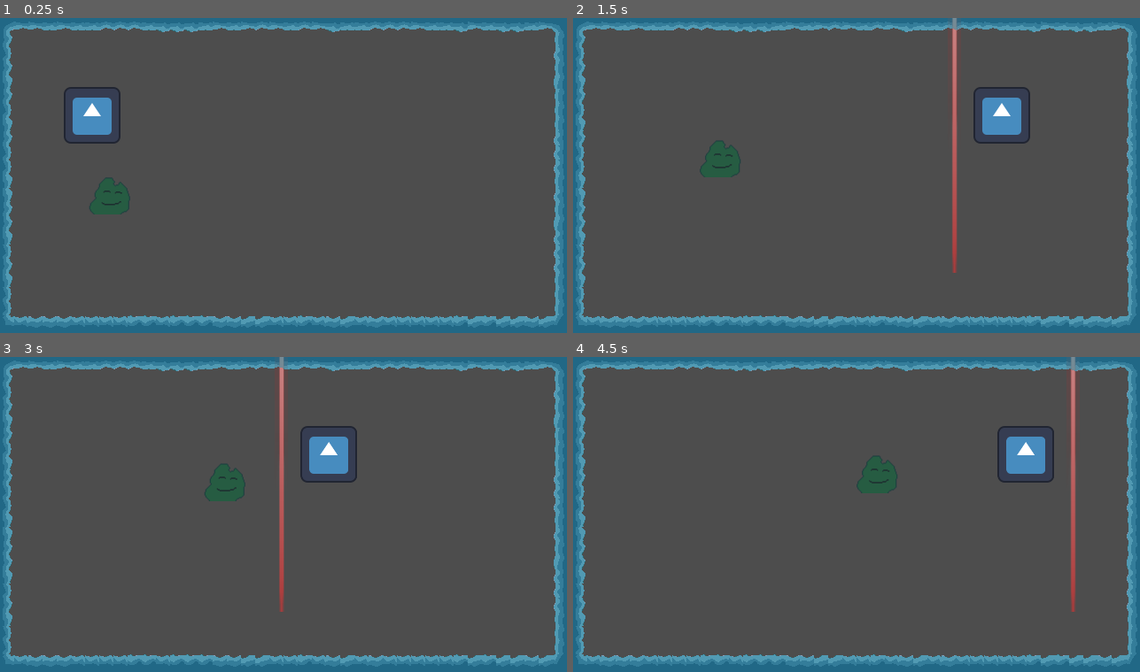
Above: before the commit, frames 1-4 (two rows, left to right).
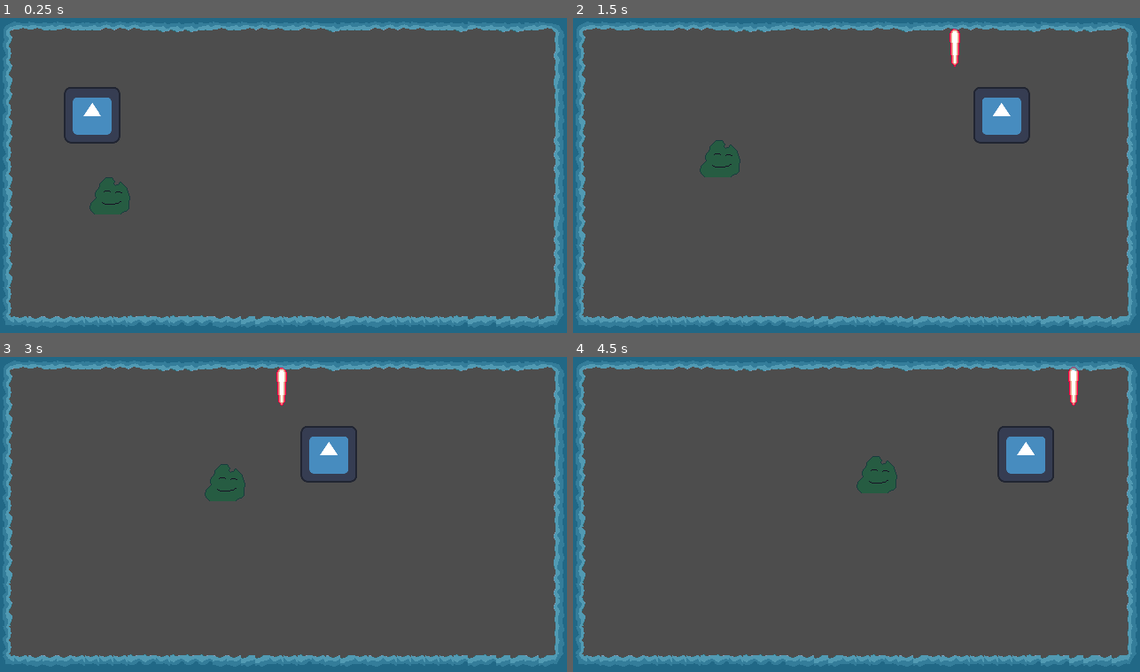
Above: after the commit, the same moments.

Repository: sthoni/winter_melonJam2023
Game: Godot game, scene res://level.tscn
Two runs of this game, one before a commit and one after it. Both use one fixed random seed, a clock stepped at 60 frames per second and the inputs below. The engine's default icon, where the game draws it, is replaced by a stand-in: a white triangle on a blue panel in a dark square.
Inputs (mouse positions are in pixels of both pictures, inside the frame that each line leads up to):
- Up to frame 1 (0.25 s): no input
- Up to frame 2 (1.5 s): tap Enter (ui_accept) at 0.5, 0.77 s; move the mouse to (981, 162) at 0.52 s; hold D (ui_right) from 0.53 s (still down); tap Space (ui_shoot) at 0.6, 1.35 s; move the mouse to (743, 194) at 1.27 s
- Up to frame 3 (3 s): tap Enter (ui_accept) at 1.52 s; move the mouse to (340, 445) at 2.02 s; release D (ui_right) at 2.03 s; hold A (ui_left) 2.03-2.78 s; tap Space (ui_shoot) at 2.1, 2.85 s; move the mouse to (255, 580) at 2.77 s; hold D (ui_right) from 2.78 s (still down)
- Up to frame 4 (4.5 s): tap Enter (ui_accept) at 3.02, 3.77 s; move the mouse to (1026, 564) at 3.52 s; tap Space (ui_shoot) at 3.6, 4.35 s; move the mouse to (686, 467) at 4.27 s; release D (ui_right) at 4.28 s; hold A (ui_left) from 4.28 s (still down)

The runs differ from the first frame. In frame 1, less than 0.1% of the frame differs, in the area x 11-23%, y 25-63%; in frame 2, 0.9%; in frame 3, 0.9%, in the area x 36-62%, y 0-81%; in frame 4, 0.8%.

Commit message:
fixed charm size

Diff:
--- a/CharacterBody2D.gd
+++ b/CharacterBody2D.gd
@@ -4,7 +4,6 @@
 @export var speed = 400 # speed in pixels/sec
 @export var rotation_speed = 1.5
 @onready var Bullet = preload("res://projectile.tscn")
-#@export var Bullet : PackedScene
 var target = Vector2.ZERO
 var rotation_direction = 0
 var enchanted = false
@@ -24,6 +23,7 @@
 	var b = Bullet.instantiate()
 	owner.add_child(b)
 	b.transform = $Wand.global_transform
+	b.scale = Vector2(-1,-1)
 
 func get_input():
 	#rotation_direction = Input.get_axis("left", "right")
--- a/character.tscn
+++ b/character.tscn
@@ -12,8 +12,7 @@
 script = ExtResource("1_4q0yo")
 
 [node name="Wand" type="Marker2D" parent="CharacterBody2D"]
-position = Vector2(0, -65)
-scale = Vector2(-1.64569, 15.6922)
+position = Vector2(1, -65)
 gizmo_extents = 37.0
 
 [node name="Icon" type="Sprite2D" parent="CharacterBody2D"]
--- a/project.godot
+++ b/project.godot
@@ -77,5 +77,6 @@
 
 [rendering]
 
+textures/canvas_textures/default_texture_filter=0
 renderer/rendering_method="gl_compatibility"
 renderer/rendering_method.mobile="gl_compatibility"
--- a/projectile.gd
+++ b/projectile.gd
@@ -14,3 +14,4 @@
 func _on_area_entered(area):
 	if area.is_in_group("mobs"):
 		area.health_component.reduce_health(2)
+		queue_free()
--- a/projectile.tscn
+++ b/projectile.tscn
@@ -1,22 +1,22 @@
 [gd_scene load_steps=4 format=3 uid="uid://pcian72metwo"]
 
 [ext_resource type="Script" path="res://projectile.gd" id="1_5oisb"]
-[ext_resource type="Texture2D" uid="uid://lfrs3mdbf277" path="res://assets/projectile_test.png" id="2_fyv4i"]
+[ext_resource type="Texture2D" uid="uid://bf61scxp2t425" path="res://assets/charms/1_red.png" id="2_04rwb"]
 
 [sub_resource type="RectangleShape2D" id="RectangleShape2D_huajg"]
-size = Vector2(6, 48)
+size = Vector2(6, 30.6122)
 
 [node name="Area2D" type="Area2D"]
-scale = Vector2(0.1, 0.098)
 script = ExtResource("1_5oisb")
 
-[node name="ProjectileTest" type="Sprite2D" parent="."]
-position = Vector2(0, 6)
-texture = ExtResource("2_fyv4i")
-
 [node name="CollisionShape2D" type="CollisionShape2D" parent="."]
-position = Vector2(0, 6)
+position = Vector2(0, 5.10204)
 scale = Vector2(1.00962, 1)
 shape = SubResource("RectangleShape2D_huajg")
 
+[node name="1Red" type="Sprite2D" parent="."]
+position = Vector2(0, 5)
+texture = ExtResource("2_04rwb")
+
 [connection signal="area_entered" from="." to="." method="_on_area_entered"]
+[connection signal="body_entered" from="." to="." method="_on_Bullet_body_entered"]
Binary file added: assets/charms/1_red.aseprite
Binary file added: assets/charms/1_red.png
Not shown, added: assets/charms/1_red.png.import
Not shown: 1 places in level.tscn that only renumber resources
